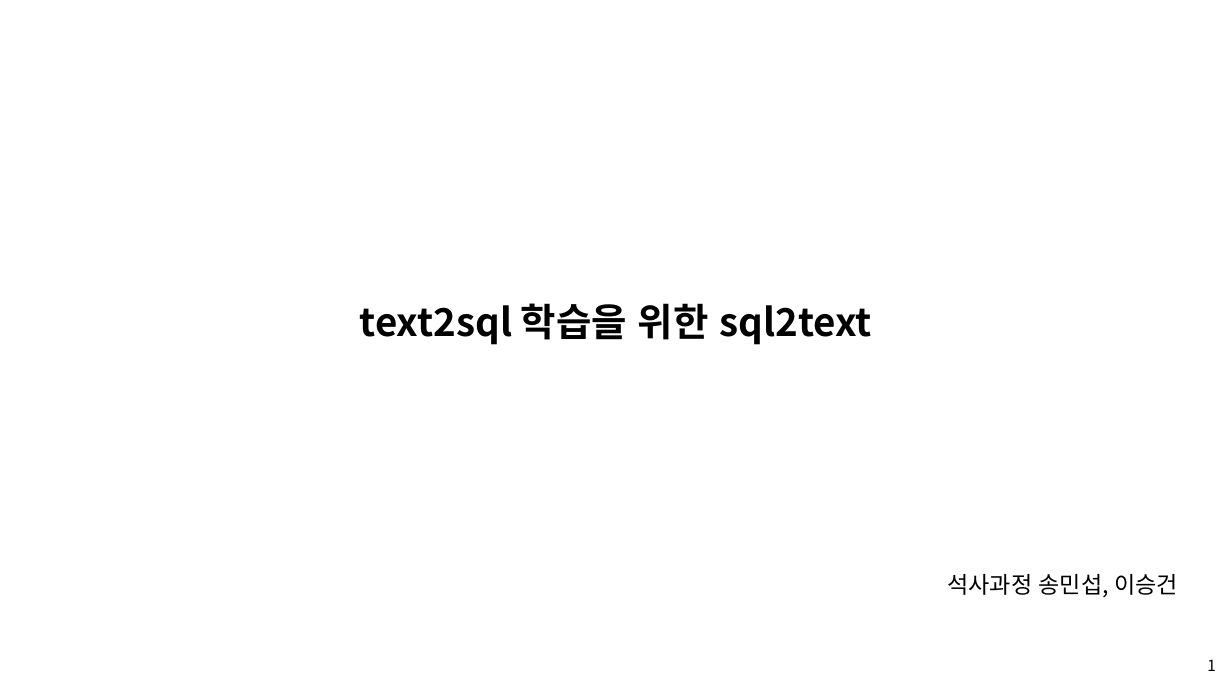
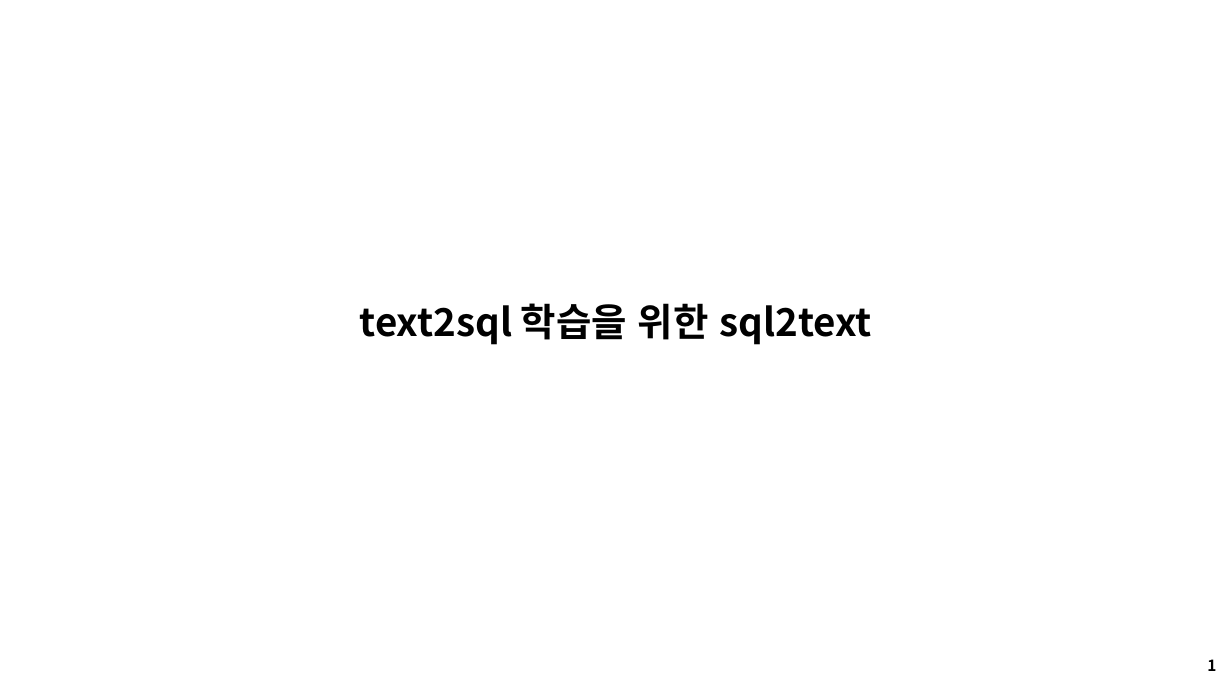
Before and after one commit to seungdeng/DELab, a slide deck: slide 1 of PPT/DSLab_이승건_특허.pptx. Drawn at 1232x693 pixels with LibreOffice and Linux fonts; fonts in the diff are those of the drawing. Boxes give left, top, right and bottom in pixels: in the first picture for what was removed or moved away, otherwise in the second. Text is boxed around its words. In the diff, an @@ line names an element or a change of style, - is before the commit and + after.

```diff
--- a/PPT/DSLab_이승건_특허.pptx
+++ b/PPT/DSLab_이승건_특허.pptx
@@ text removed at <box>947,574,1178,597</box> @@
-석사과정 송민섭, 이승건
@@ text "1" at <box>1207,659,1216,671</box>: bold on @@
```
Also in this commit, not shown: 4 other slides changed, 1 slide added, 2 slides removed.
